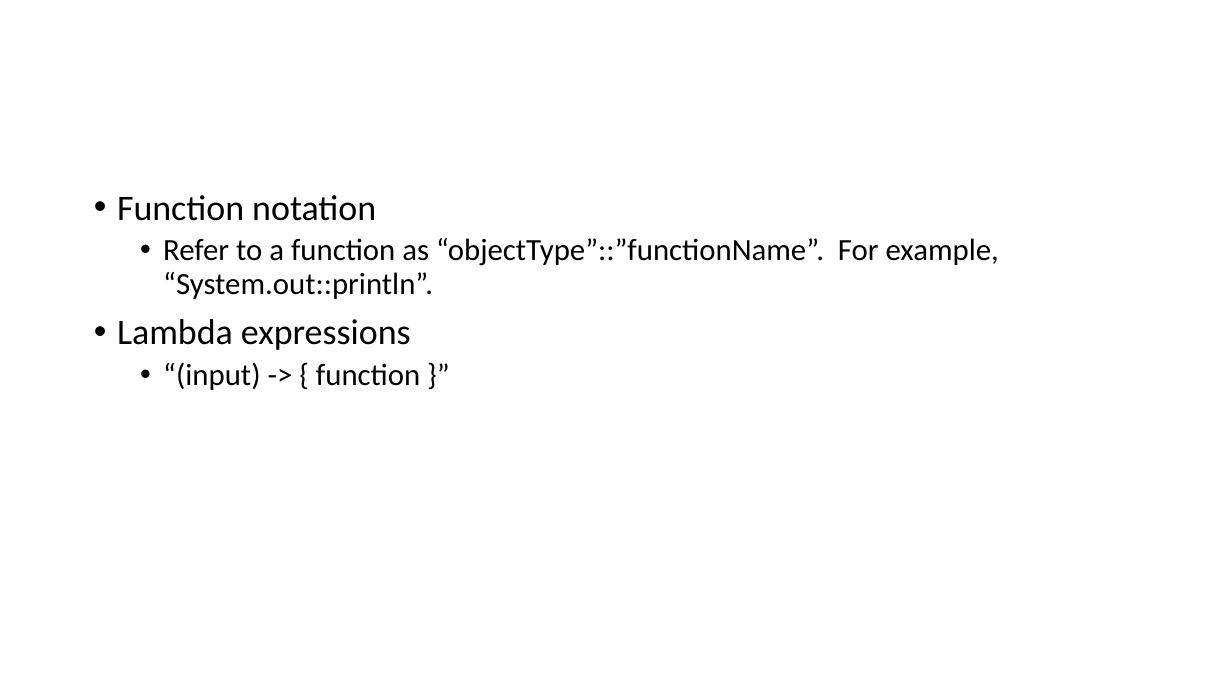
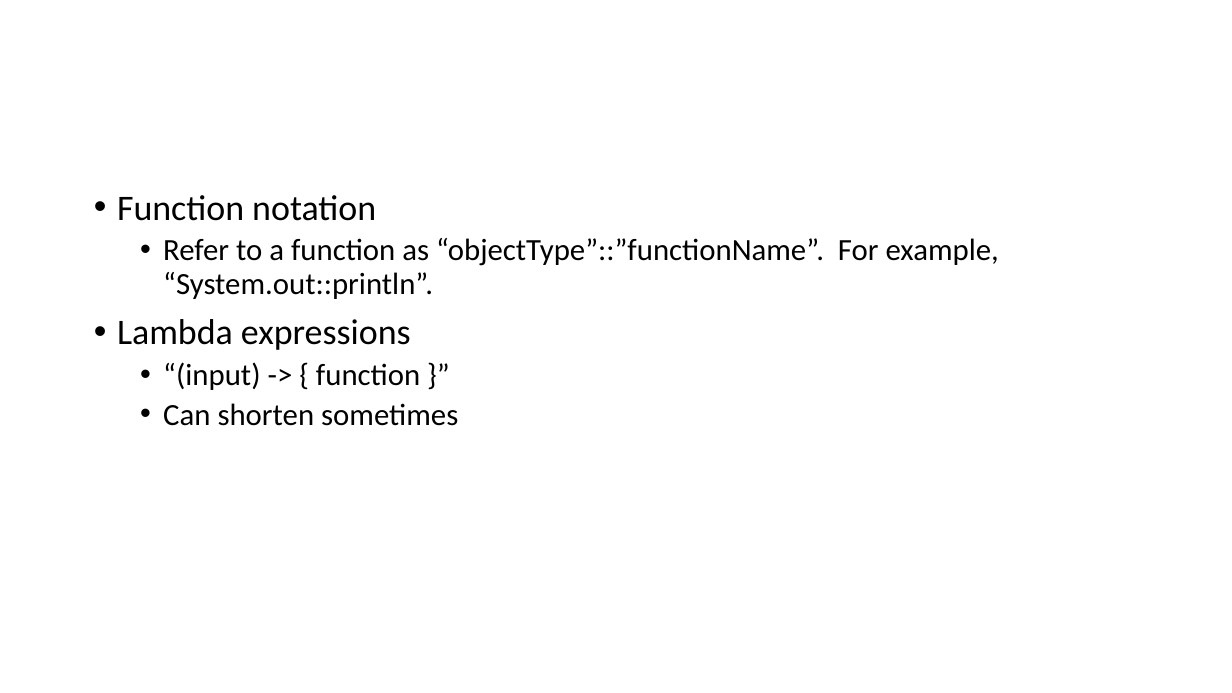
Before and after one commit to skalakm/232, a slide deck: slide 103 of notes.pptx. Drawn at 1232x693 pixels with LibreOffice and Linux fonts; fonts in the diff are those of the drawing. Boxes give left, top, right and bottom in pixels: in the first picture for what was removed or moved away, otherwise in the second. Text is boxed around its words. In the diff, an @@ line names an element or a change of style, - is before the commit and + after.

```diff
--- a/notes.pptx
+++ b/notes.pptx
@@ text at [163, 403, 458, 426]: paragraph added @@
+  • Can shorten sometimes
```
Also in this commit, not shown: 1 slide added.
